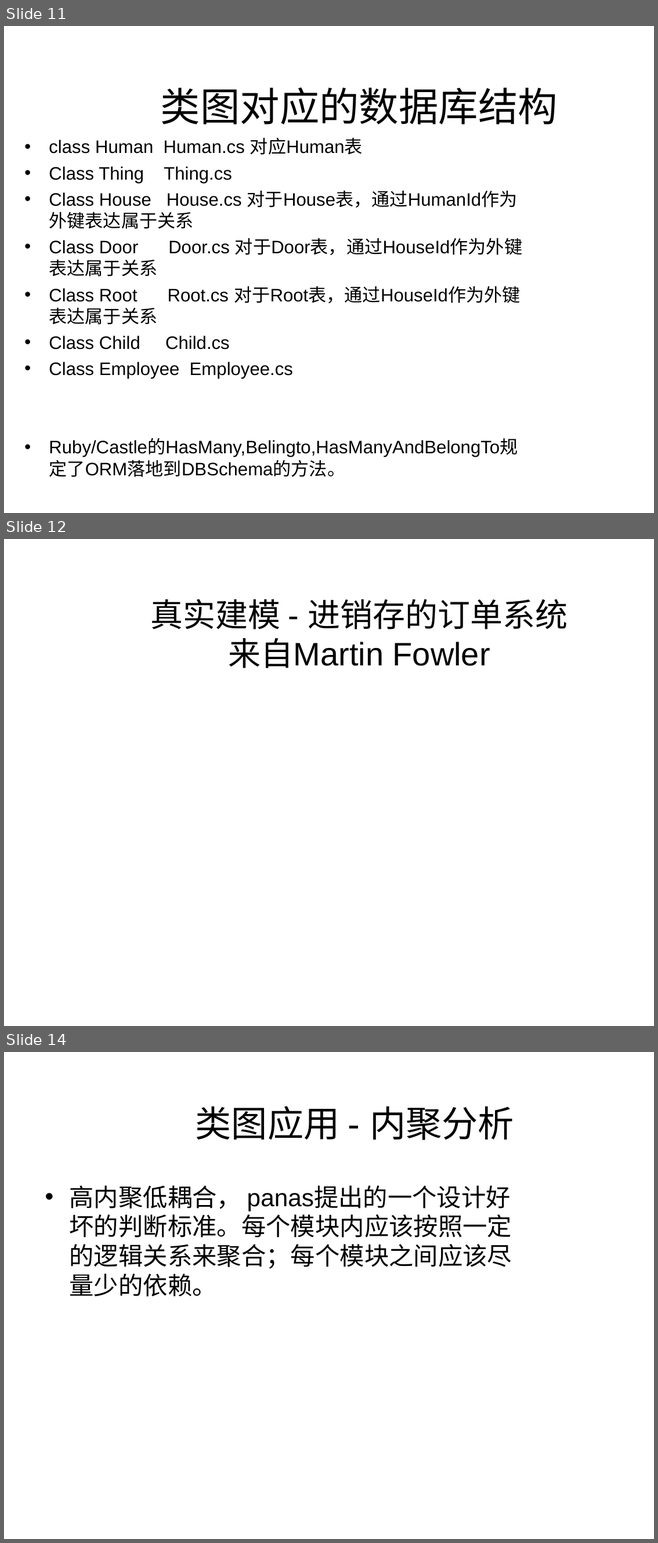
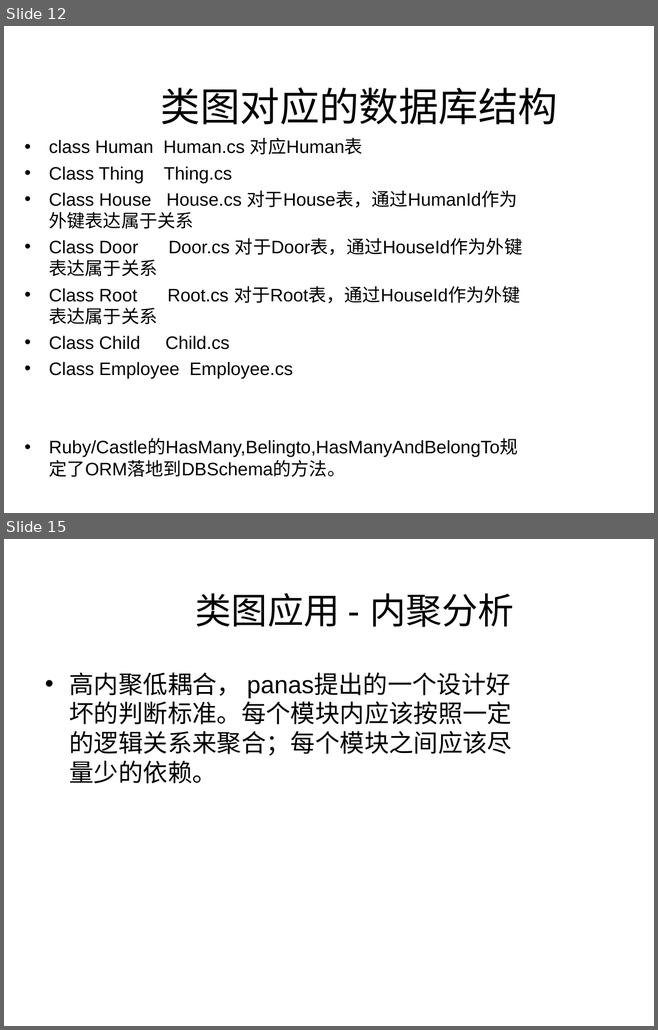
Before and after one commit to 1000copy/delpy, a slide deck: docs/1021project/UML理论和实践.ppt. Shown one above the other, each under a label of ours: slides 11, 12 and 14 before the commit, slides 12 and 15 after it; the slides between them are not shown. The pictures are 658x1543 and 658x1030 pixels, drawn with LibreOffice and Linux fonts; fonts in the diff are those of the drawing; background and template pictures are left out. Boxes give left, top, right and bottom in pixels: in the first picture for what was removed or moved away, otherwise in the second. Text is boxed around its words. In the diff, an @@ line names an element or a change of style, - is before the commit and + after.

```diff
--- a/docs/1021project/UML理论和实践.ppt
+++ b/docs/1021project/UML理论和实践.ppt
@@ slide 12 removed at <box>4,539,654,1026</box>, background #FFFFFF @@
@@ text removed at <box>151,599,568,668</box> @@
-真实建模 - 进销存的订单系统
-来自Martin Fowler
@@ what was slide 11 is now slide 12 @@
@@ what was slide 14 is now slide 15 @@
```
Also in this commit, not shown: 5 slides changed, 7 slides added, 1 other slide removed.
